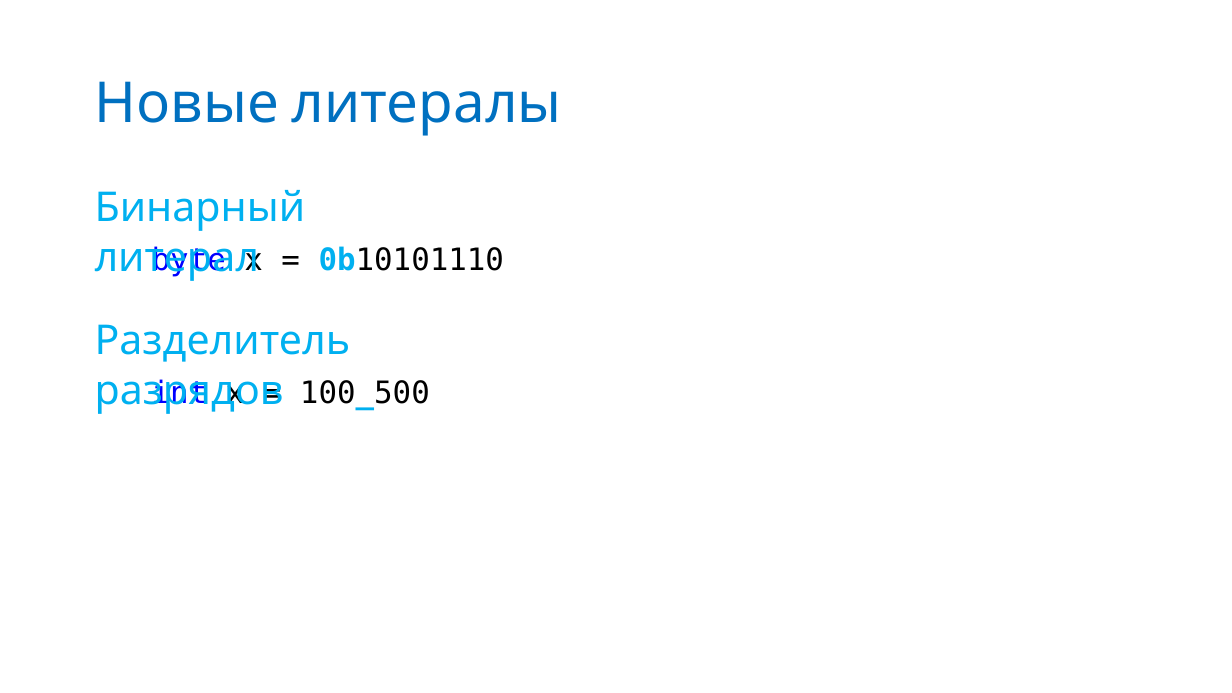
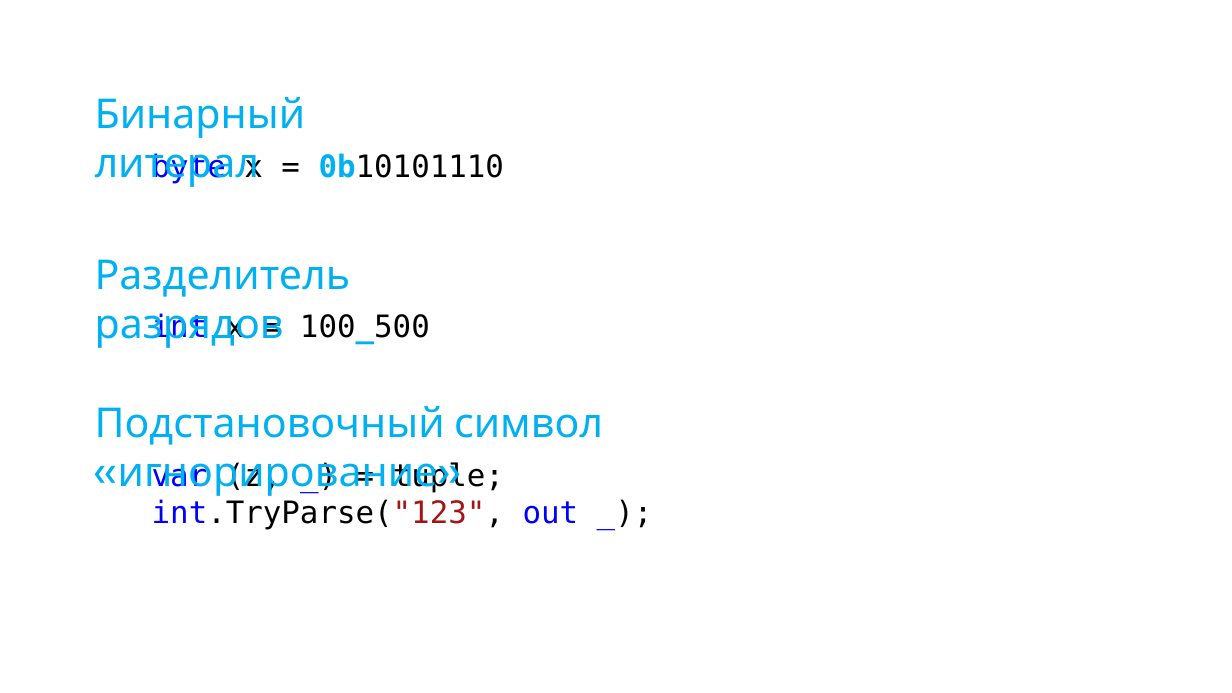
Before and after one commit to anaym/FC-CS7, a slide deck: slide 22 of CS7.pptx (slide 18 before the commit). Drawn at 1232x693 pixels with LibreOffice and Linux fonts; fonts in the diff are those of the drawing. Boxes give left, top, right and bottom in pixels: in the first picture for what was removed or moved away, otherwise in the second. Text is boxed around its words. In the diff, an @@ line names an element or a change of style, - is before the commit and + after.

```diff
--- a/CS7.pptx
+++ b/CS7.pptx
@@ text "Бинарный литерал": place and size @@
-text "Бинарный литерал" at [95, 190, 306, 281]
+text "Бинарный литерал" at [95, 97, 306, 187]
@@ title removed at [95, 81, 562, 136] @@
-Новые литералы
@@ text "byte x = 0b10101110": place and size @@
-text "byte x = 0b10101110" at [152, 246, 504, 277]
+text "byte x = 0b10101110" at [152, 153, 504, 184]
@@ text "Разделитель разрядов": place and size @@
-text "Разделитель разрядов" at [95, 324, 351, 414]
+text "Разделитель разрядов" at [95, 259, 351, 348]
@@ text "int x = 100_500": place and size @@
-text "int x = 100_500" at [152, 379, 430, 410]
+text "int x = 100_500" at [152, 313, 430, 344]
@@ text added at [95, 406, 603, 496], 32 pt, text #00B0F0 @@
+Подстановочный символ «игнорирование»
@@ text added at [152, 462, 579, 530], 24 pt, text #000000 @@
+var (z, _) = tuple;
+int.TryParse("123", out _);
```
Also in this commit, not shown: 1 other slide changed, 7 slides added, 3 slides removed, 6 other files.
